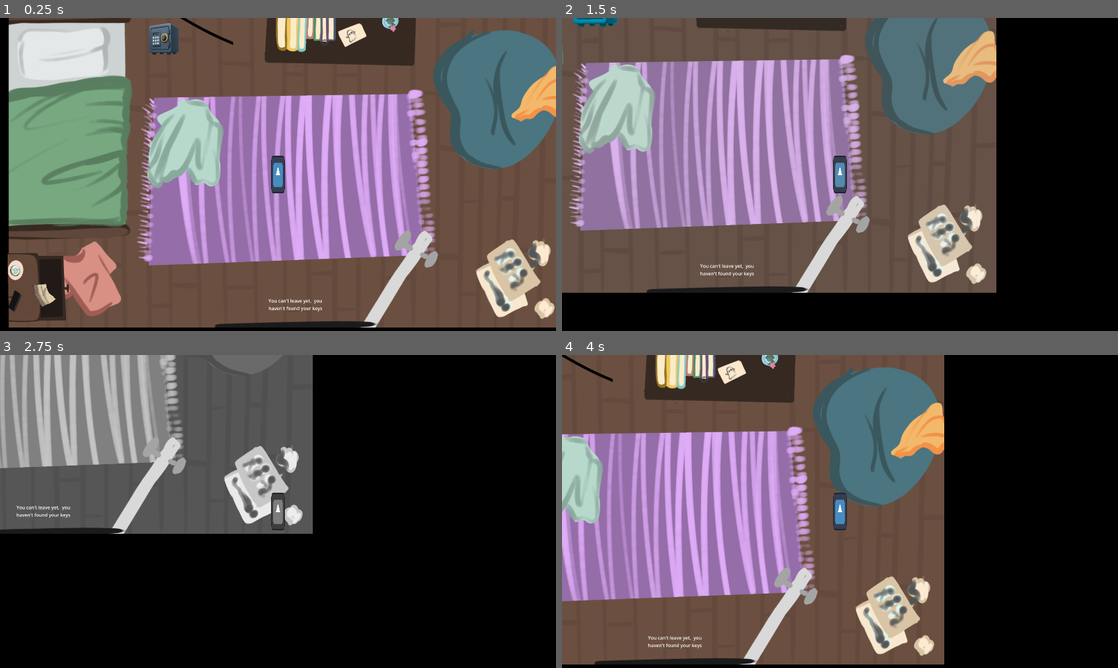
Above: before the commit, frames 1-4 (two rows, left to right).
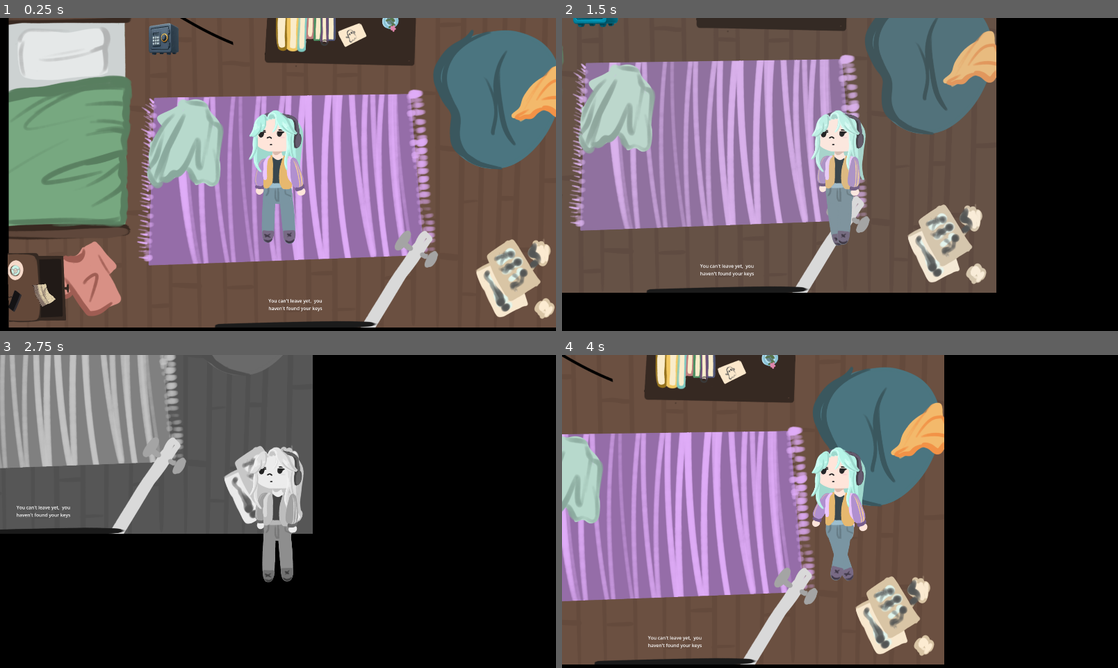
Above: after the commit, the same moments.

Repository: mohm-hyd/GoingToSchool
Game: Godot game, scene res://bedroom.tscn
Same seed, same stepped clock (60 frames per second), same inputs: the game is played once before the commit and once after it. The engine's default icon, where the game draws it, is replaced by a stand-in: a white triangle on a blue panel in a dark square.
Inputs:
- Up to frame 1 (0.25 s): no input
- Up to frame 2 (1.5 s): hold Right (move_right) 0.53-1.28 s; hold E (interact) 0.53-1.28 s; hold Down (move_down) from 1.28 s (still down); tap Space (toggle_grayscale) at 1.35 s
- Up to frame 3 (2.75 s): release Down (move_down) at 2.03 s; hold Right (move_right) from 2.03 s (still down); hold E (interact) from 2.03 s (still down)
- Up to frame 4 (4 s): release Right (move_right) at 2.78 s; release E (interact) at 2.78 s; hold Up (move_up) 2.78-3.53 s; tap Space (toggle_grayscale) at 2.85 s; hold Left (move_left) from 3.53 s (still down); hold E (interact) from 3.53 s (still down)

The runs differ from the first frame. In frame 1, 2.9% of the frame differs, in the area x 44-55%, y 29-72%; in frame 2, 2.7%; in frame 3, 2.4%; in frame 4, 2.7%.

Commit message:
integrated aspen animation node

Diff:
--- /dev/null
+++ b/aspen.gd
@@ -0,0 +1,8 @@
+extends Node2D
+
+
+func play_walk_animation():
+	$AnimationPlayer.play("walk")
+
+func play_idle_animation():
+	$AnimationPlayer.play("idle")
--- a/aspen.tscn
+++ b/aspen.tscn
@@ -1,5 +1,6 @@
 [gd_scene format=3 uid="uid://uk3yptd5e8fq"]
 
+[ext_resource type="Script" uid="uid://bl0fvbq18eqyy" path="res://aspen.gd" id="1_leo1f"]
 [ext_resource type="Texture2D" uid="uid://ceo8x77ltloaw" path="res://aspen/Aspen_bhair.png" id="1_n8bdx"]
 [ext_resource type="Texture2D" uid="uid://ryy5138jltm5" path="res://aspen/Aspen_R_arm.png" id="2_leo1f"]
 [ext_resource type="Texture2D" uid="uid://bobodw02h8u57" path="res://aspen/Aspen_ R_leg.png" id="3_513wr"]
@@ -366,6 +367,7 @@
 }
 
 [node name="Aspen" type="Node2D" unique_id=519938265]
+script = ExtResource("1_leo1f")
 
 [node name="B_hair" type="Sprite2D" parent="." unique_id=1675285216]
 rotation = 0.064870425
--- a/player.gd
+++ b/player.gd
@@ -24,3 +24,8 @@
 	var direction = Input.get_vector("move_left","move_right","move_up","move_down")
 	velocity = direction * 600.
 	move_and_slide()
+
+	if velocity.length() > 0.0:
+		%Aspen.play_walk_animation()
+	else:
+		%Aspen.play_idle_animation()
--- a/player.tscn
+++ b/player.tscn
@@ -1,7 +1,7 @@
 [gd_scene format=3 uid="uid://ckudr8chj1kgo"]
 
-[ext_resource type="Texture2D" uid="uid://4q335xxs2p" path="res://icon.svg" id="1_4flbx"]
 [ext_resource type="Script" uid="uid://dgemna2cprj7k" path="res://player.gd" id="1_onrkg"]
+[ext_resource type="PackedScene" uid="uid://uk3yptd5e8fq" path="res://aspen.tscn" id="2_onrkg"]
 
 [sub_resource type="CapsuleShape2D" id="CapsuleShape2D_kd8bc"]
 radius = 22.0
@@ -13,9 +13,8 @@
 [node name="Player" type="CharacterBody2D" unique_id=1572405853]
 script = ExtResource("1_onrkg")
 
-[node name="Sprite2D" type="Sprite2D" parent="." unique_id=440820402]
-scale = Vector2(0.36, 1)
-texture = ExtResource("1_4flbx")
+[node name="Aspen" parent="." unique_id=519938265 instance=ExtResource("2_onrkg")]
+unique_name_in_owner = true
 
 [node name="CollisionShape2D" type="CollisionShape2D" parent="." unique_id=401751093]
 shape = SubResource("CapsuleShape2D_kd8bc")
Not shown, added: aspen.gd.uid
